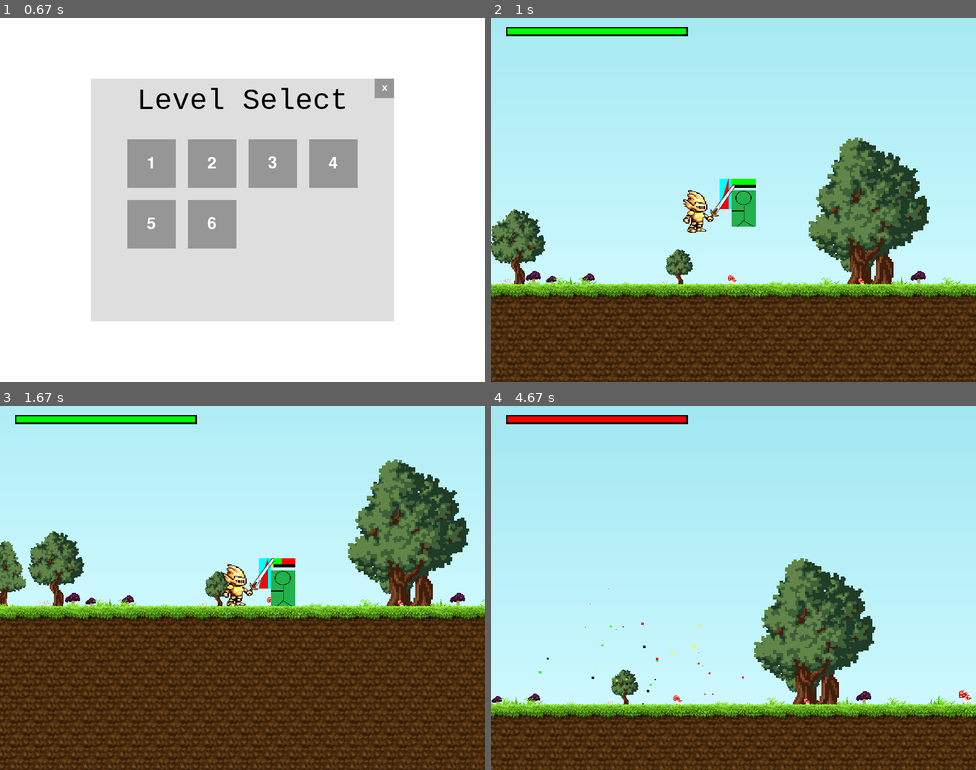
Above: before the commit, frames 1-4 (two rows, left to right).
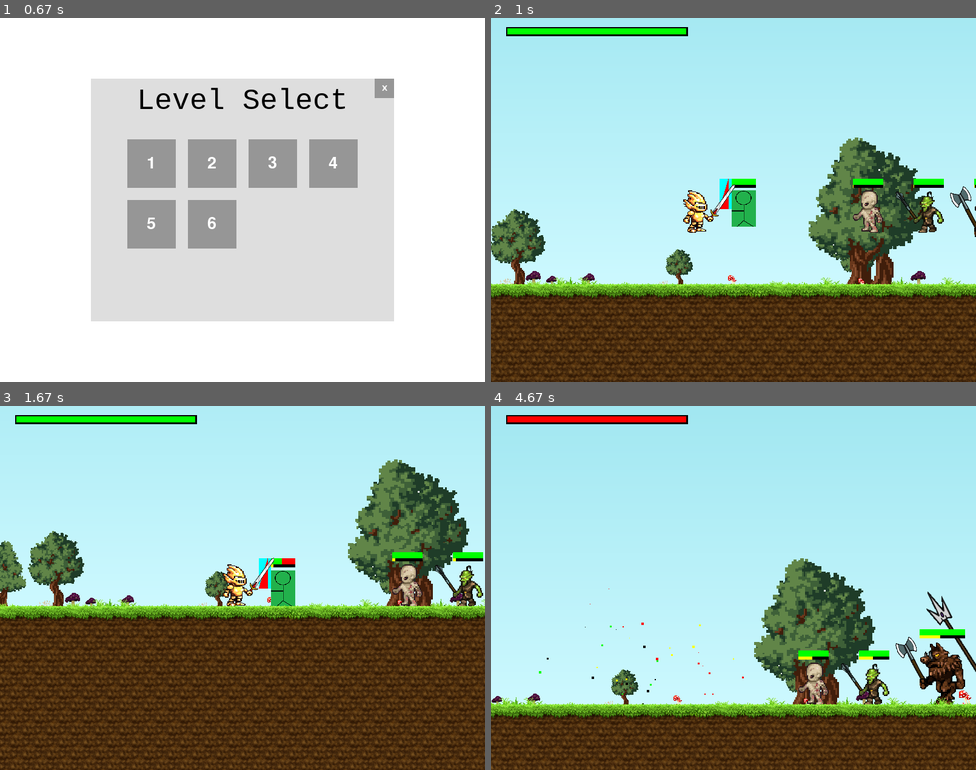
Above: after the commit, the same moments.

Repository: salfk23/2drpg_pygame
Game: pygame game, started from main.py
The game is run twice, just before and just after one commit, with the same random seed, the same clock (stepped at 60 frames per second) and the same inputs.
Inputs (mouse positions are in pixels of both pictures, inside the frame that each line leads up to):
- Up to frame 1 (0.67 s): click (242, 181) at 0.38 s
- Up to frame 2 (1 s): click (641, 163) at 0.72 s
- Up to frame 3 (1.67 s): press the mouse at (242, 617) at 1.03 s; move the mouse to (300, 628) at 1.13 s; release the mouse at (358, 642) at 1.27 s; press the mouse at (383, 475) at 1.37 s; move the mouse to (227, 526) at 1.47 s; release the mouse at (67, 577) at 1.6 s
- Up to frame 4 (4.67 s): press the mouse at (733, 617) at 1.7 s; move the mouse to (699, 566) at 1.8 s; release the mouse at (665, 511) at 1.93 s; press the mouse at (733, 569) at 2.03 s; move the mouse to (709, 609) at 2.13 s; release the mouse at (685, 646) at 2.27 s; tap S at 2.33, 3.67 s

Frame 1 is identical in both runs. In frame 2, 1.3% of the frame differs, in the area x 74-100%, y 44-61%; in frame 3, 1.1%; in frame 4, 2.8%, in the area x 63-100%, y 51-82%.

Commit message:
Level template

Diff:
--- a/levels/level_1.py
+++ b/levels/level_1.py
@@ -2,11 +2,11 @@
 
 import random
 import pygame
-from assets.objects.characters import Enemy, Player
+from assets.objects.characters import Demon, Enemy, Goblin, Minotaur, Player, Zombie
 from game_engine.entities.entity import BackgroundEntity, Entity, EntityManager
 from game_engine.entities.world_objects import Tile
 
-from ui.player import PlayerHUD
+from ui.player import GameWin, PlayerHUD
 from assets.images import dirt_image, grass_images, tree_images, foliage_images
 from assets.objects.weapons import *
 from game_engine.helpers import gradient_rect, tile_texture
@@ -70,8 +70,14 @@
 
     # Player and other entities declaration
     player = Player(pygame.Vector2(220, 300), 5, 10)
+
     en = Enemy(pygame.Vector2(300, 300), (40, 60), 5, 10)
+    en_2 = Zombie(pygame.Vector2(500, 300))
+    en_3 = Goblin(pygame.Vector2(600, 300))
+    en_4 = Minotaur(pygame.Vector2(700, 300))
+    en_5 = Demon(pygame.Vector2(800, 300))
 
+    enemies = [en, en_2, en_3, en_4, en_5]
     # Tweaks
 
 
@@ -96,7 +102,7 @@
     em.add(invisible_walls)
     # Then other entities
     em.add(player)
-    em.add(en)
+    em.add(enemies)
     # Then background objects
     em.add(sky)
     em.add(background)
